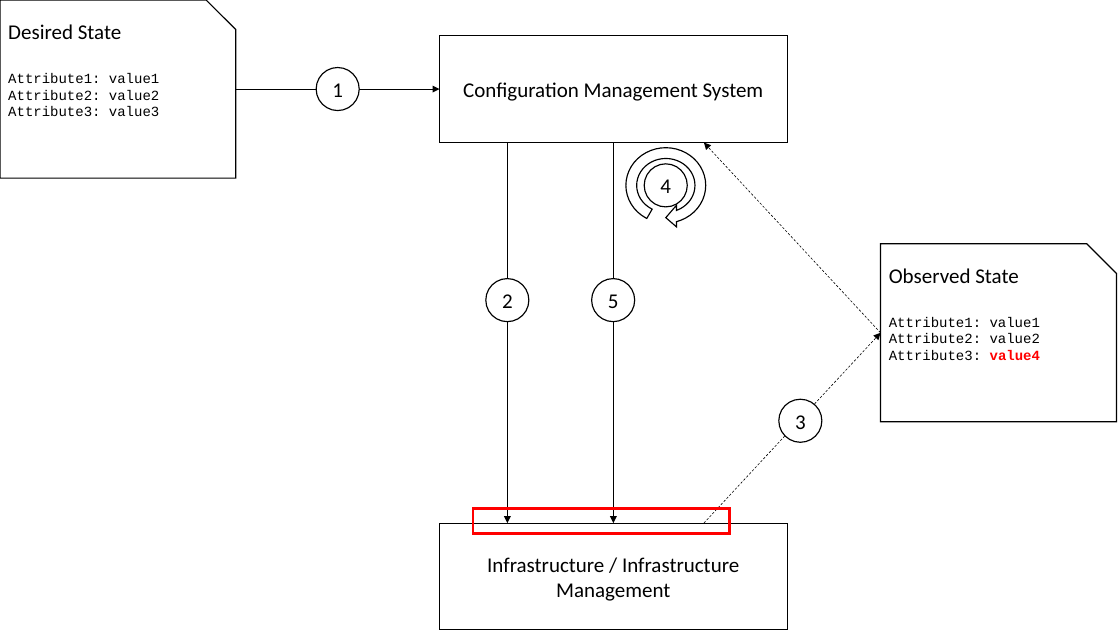
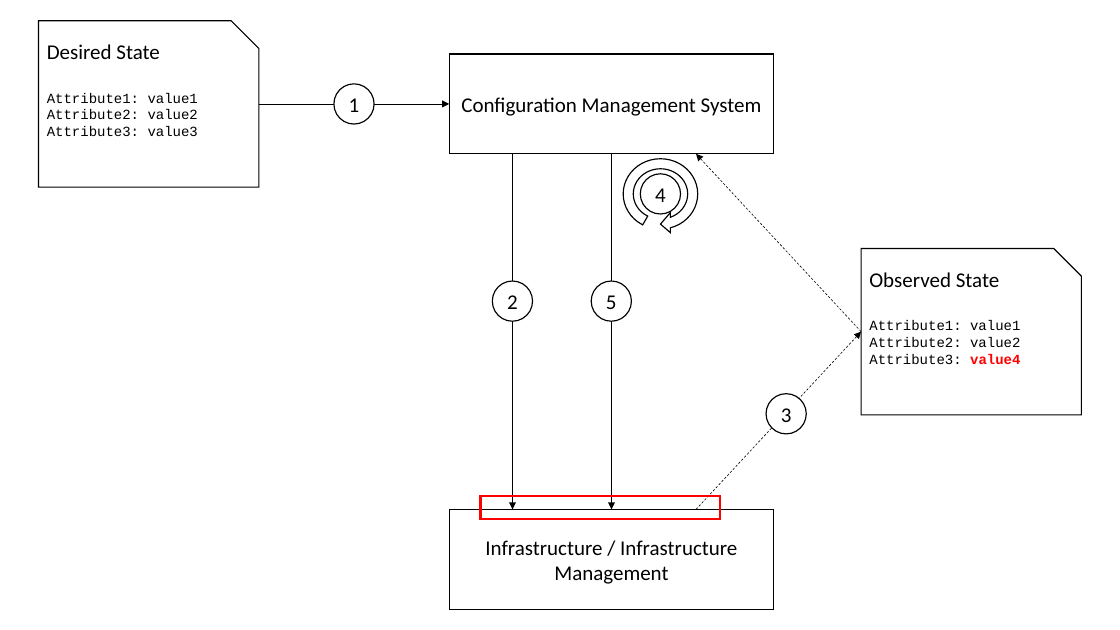
Before and after one commit to anuket-project/anuket-specifications, a slide deck: slide 19 of artefacts/CNTT_diagrams.pptx. Drawn at 1120x630 pixels with LibreOffice and Linux fonts; fonts in the diff are those of the drawing. Boxes give left, top, right and bottom in pixels: in the first picture for what was removed or moved away, otherwise in the second. Text is boxed around its words. In the diff, an @@ line names an element or a change of style, - is before the commit and + after.

Commit message:
Update CNTT_diagrams.pptx
modified slide 19

```diff
--- a/artefacts/CNTT_diagrams.pptx
+++ b/artefacts/CNTT_diagrams.pptx
@@ snip rect "Desired State": place and size @@
-snip rect "Desired State" at <box>0,0,236,178</box>
+snip rect "Desired State" at <box>39,21,259,187</box>
@@ rectangle "Configuration Management System": place and size @@
-rectangle "Configuration Management System" at <box>439,35,787,142</box>
+rectangle "Configuration Management System" at <box>450,54,775,154</box>
@@ ellipse "1": place and size @@
-ellipse "1" at <box>316,67,359,110</box>
+ellipse "1" at <box>334,84,375,124</box>
@@ arrow moved from (236, 89) - (439, 89) to (259, 104) - (450, 104) @@
@@ arrow moved from (507, 143) - (507, 523) to (513, 154) - (513, 509) @@
@@ arrow moved from (613, 143) - (613, 523) to (612, 154) - (612, 509) @@
@@ circular arrow: place and size @@
-circular arrow at <box>620,143,711,229</box>
+circular arrow at <box>618,154,703,235</box>
@@ ellipse "4": place and size @@
-ellipse "4" at <box>644,164,687,207</box>
+ellipse "4" at <box>640,174,681,214</box>
@@ arrow moved from (881, 333) - (704, 143) to (861, 332) - (697, 154) @@
@@ snip rect "Observed State": place and size @@
-snip rect "Observed State" at <box>881,244,1117,422</box>
+snip rect "Observed State" at <box>861,249,1081,415</box>
@@ ellipse "2": place and size @@
-ellipse "2" at <box>486,279,528,322</box>
+ellipse "2" at <box>492,281,533,322</box>
@@ arrow moved from (704, 523) - (881, 333) to (697, 509) - (861, 332) @@
@@ ellipse "3": place and size @@
-ellipse "3" at <box>779,399,822,442</box>
+ellipse "3" at <box>766,394,807,434</box>
@@ rectangle "Infrastructure / Infrastructure Management": place and size @@
-rectangle "Infrastructure / Infrastructure Management" at <box>439,523,787,630</box>
+rectangle "Infrastructure / Infrastructure Management" at <box>450,509,775,609</box>
@@ rectangle: place and size @@
-rectangle at <box>473,509,730,534</box>
+rectangle at <box>481,496,721,518</box>
```
